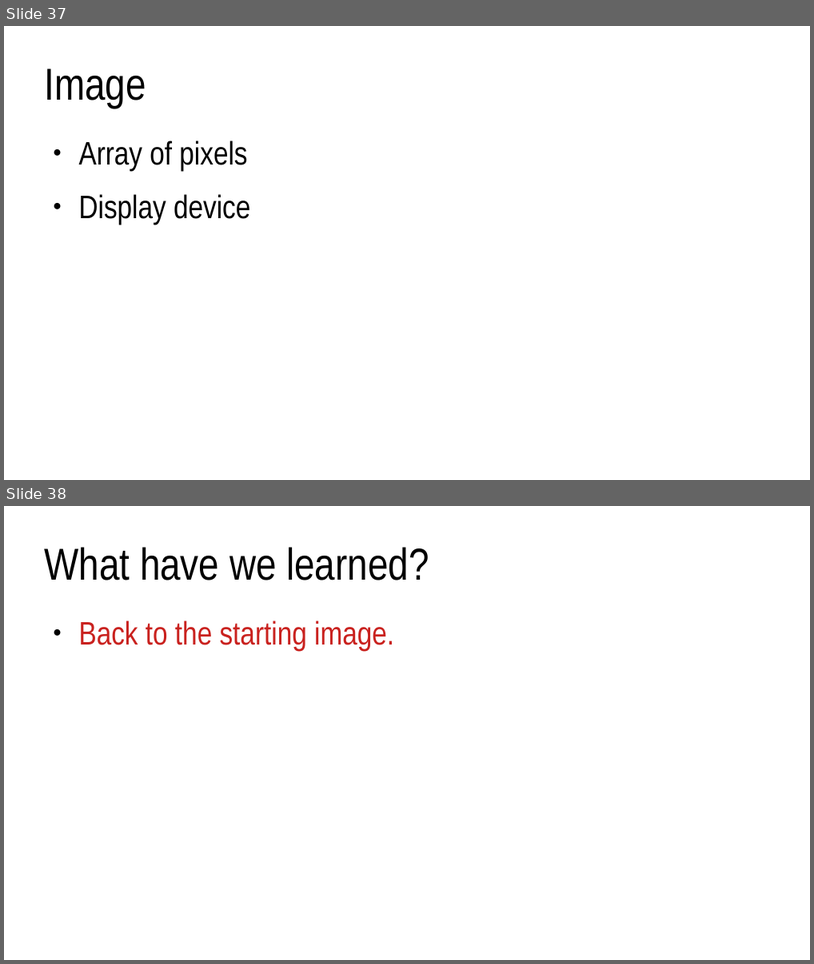
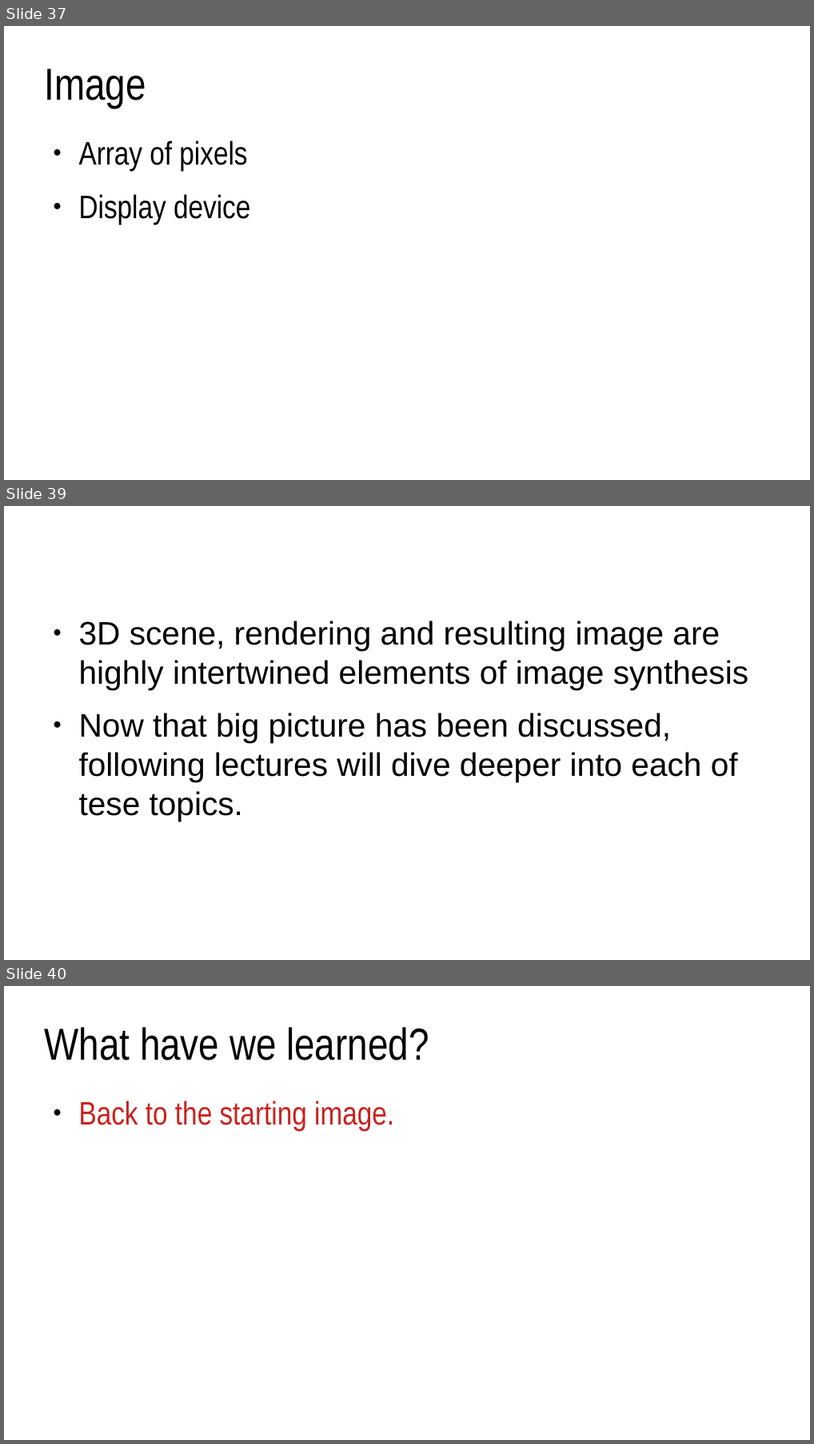
Before and after one commit to lorentzo/IntroductionToComputerGraphics, a slide deck: lectures/2_overview_computer_image_generation/computer_image_generation_overview.odp. Shown one above the other, each under a label of ours: slides 37 and 38 before the commit, slides 37, 39 and 40 after it; the slides between them are not shown. The pictures are 814x964 and 814x1444 pixels, drawn with LibreOffice and Linux fonts; fonts in the diff are those of the drawing. Boxes give left, top, right and bottom in pixels: in the first picture for what was removed or moved away, otherwise in the second. Text is boxed around its words. In the diff, an @@ line names an element or a change of style, - is before the commit and + after.

```diff
--- a/lectures/2_overview_computer_image_generation/computer_image_generation_overview.odp
+++ b/lectures/2_overview_computer_image_generation/computer_image_generation_overview.odp
@@ slide 39 added at <box>4,506,810,960</box>, background #FFFFFF @@
@@ text added at <box>79,620,749,821</box>, 32 pt, text #000000 @@
+● 3D scene, rendering and resulting image are highly intertwined elements of image synthesis
+● Now that big picture has been discussed, following lectures will dive deeper into each of tese topics.
@@ what was slide 38 is now slide 40 @@
```
Also in this commit, not shown: 1 slide changed, 1 other slide added, 4 other files.
